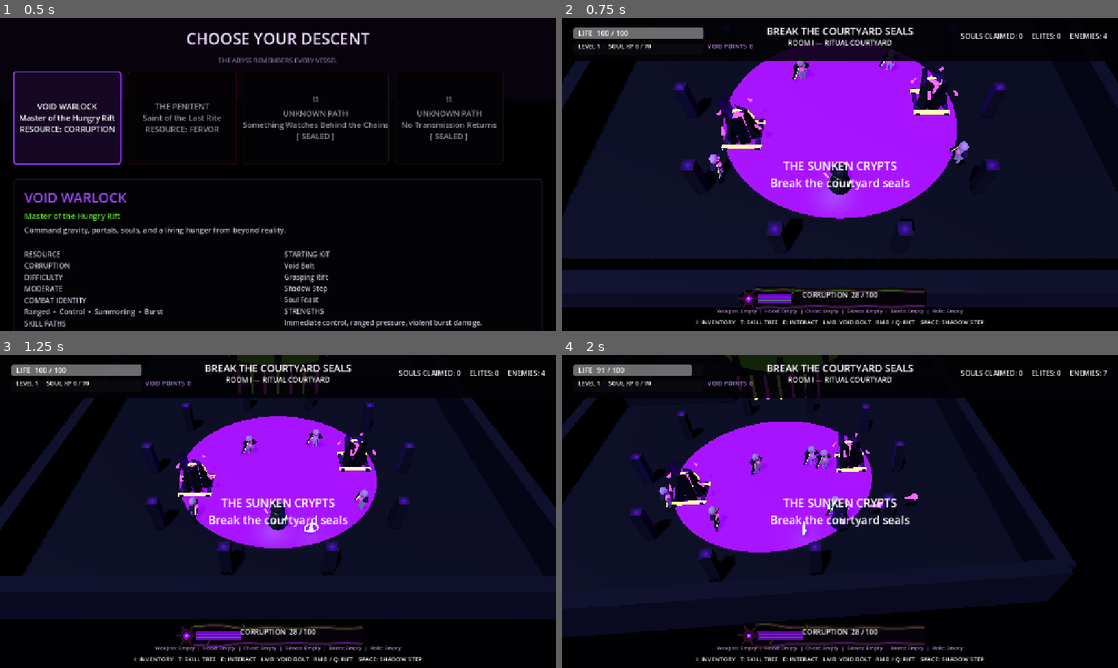
Above: before the commit, frames 1-4 (two rows, left to right).
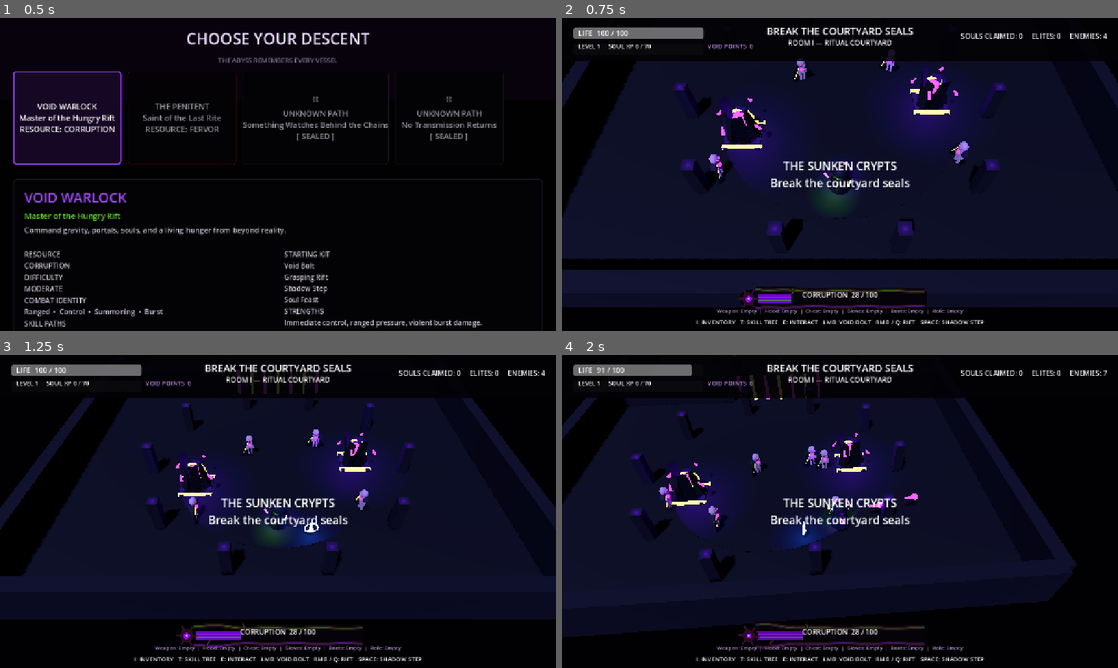
Above: after the commit, the same moments.

Repository: D3MISEarch/ABYSSFALL
Game: Godot game, scene res://main.tscn
Two runs of this game, one before a commit and one after it. Both use one fixed random seed, a clock stepped at 60 frames per second and the inputs below.
Inputs (mouse positions are in pixels of both pictures, inside the frame that each line leads up to):
- Up to frame 1 (0.5 s): no input
- Up to frame 2 (0.75 s): click "VOID WARLOCK Master of the Hu…" at 0.5 s
- Up to frame 3 (1.25 s): no input
- Up to frame 4 (2 s): tap Enter (ui_accept) at 1.25, 1.52 s; move the mouse to (962, 495) at 1.27 s; press the mouse at (962, 495) at 1.28 s; hold D (move_right) from 1.28 s (still down)

Frame 1 is identical in both runs. In frame 2, 17% of the frame differs, in the area x 20-80%, y 7-69%; in frame 3, 11%; in frame 4, 11%.
Error after the commit: Parse Error: Invalid operands "float" and "float" for "%" operator. (res://scripts/art/sunken_crypts_art_pass0.gd:336)

Commit message:
art: install Sunken Crypts courtyard presentation layer

Diff:
--- a/scripts/main.gd
+++ b/scripts/main.gd
@@ -12,6 +12,7 @@
 const BOUND_WRETCH_SCRIPT = preload("res://scripts/bound_wretch.gd")
 const CORRUPTION_METER_SCRIPT = preload("res://scripts/corruption_meter.gd")
 const PLAYABLE_ITEM_CATALOG = preload("res://scripts/core/playable_item_catalog.gd")
+const SUNKEN_CRYPTS_ART_PASS0_SCRIPT = preload("res://scripts/art/sunken_crypts_art_pass0.gd")
 
 const EQUIPMENT_SLOTS := ["Weapon", "Hood", "Chest", "Gloves", "Boots", "Relic"]
 const ITEM_POOL := PLAYABLE_ITEM_CATALOG.ITEM_POOL
@@ -60,6 +61,7 @@
 var boss
 var hidden_relic_claimed := false
 var relic_altar: Node3D
+var sunken_crypts_art_pass0: SunkenCryptsArtPass0
 
 const MAX_ACTIVE_ENEMIES := 32
 const COURTYARD_GENERATORS := [Vector3(-6.5, 0.0, 10.0), Vector3(6.5, 0.0, 7.0)]
@@ -74,6 +76,7 @@
 	_install_input_map()
 	_build_environment()
 	_build_arena()
+	_install_sunken_crypts_art_pass0()
 	_build_hud()
 	_spawn_player()
 	_start_courtyard()
@@ -297,6 +300,18 @@
 	_build_relic_alcove()
 
 
+func _install_sunken_crypts_art_pass0() -> void:
+	if sunken_crypts_art_pass0 != null:
+		return
+	sunken_crypts_art_pass0 = SUNKEN_CRYPTS_ART_PASS0_SCRIPT.new() as SunkenCryptsArtPass0
+	if sunken_crypts_art_pass0 == null:
+		push_error("Could not create Sunken Crypts Art Pass 0 controller.")
+		return
+	add_child(sunken_crypts_art_pass0)
+	if not sunken_crypts_art_pass0.install(self):
+		push_error("Could not install Sunken Crypts Art Pass 0 controller.")
+
+
 func _create_gate(gate_name: String, position_value: Vector3) -> StaticBody3D:
 	var gate := StaticBody3D.new()
 	gate.name = gate_name
@@ -338,10 +353,11 @@
 	disc_mesh.top_radius = radius
 	disc_mesh.bottom_radius = radius
 	disc_mesh.height = 0.035
+	disc.name = "RoomFoundationDisc_%d" % int(abs(center.z))
 	disc.mesh = disc_mesh
-	disc.position = center + Vector3(0.0, 0.04, 0.0)
+	disc.position = center + Vector3(0.0, 0.025, 0.0)
 	disc.material_override = _make_material(
-		Color(glow_color.r * 0.18, glow_color.g * 0.18, glow_color.b * 0.18), true
+		Color(glow_color.r * 0.055, glow_color.g * 0.055, glow_color.b * 0.055), false
 	)
 	add_child(disc)
 	for i in range(pillar_count):
@@ -358,7 +374,7 @@
 		var light := OmniLight3D.new()
 		light.position = pillar_position + Vector3(0.0, 1.45, 0.0)
 		light.light_color = glow_color
-		light.light_energy = 1.35
+		light.light_energy = 0.72
 		light.omni_range = 3.8
 		add_child(light)
 
Not shown, removed: tools/apply_issue59_art_pass0.py
